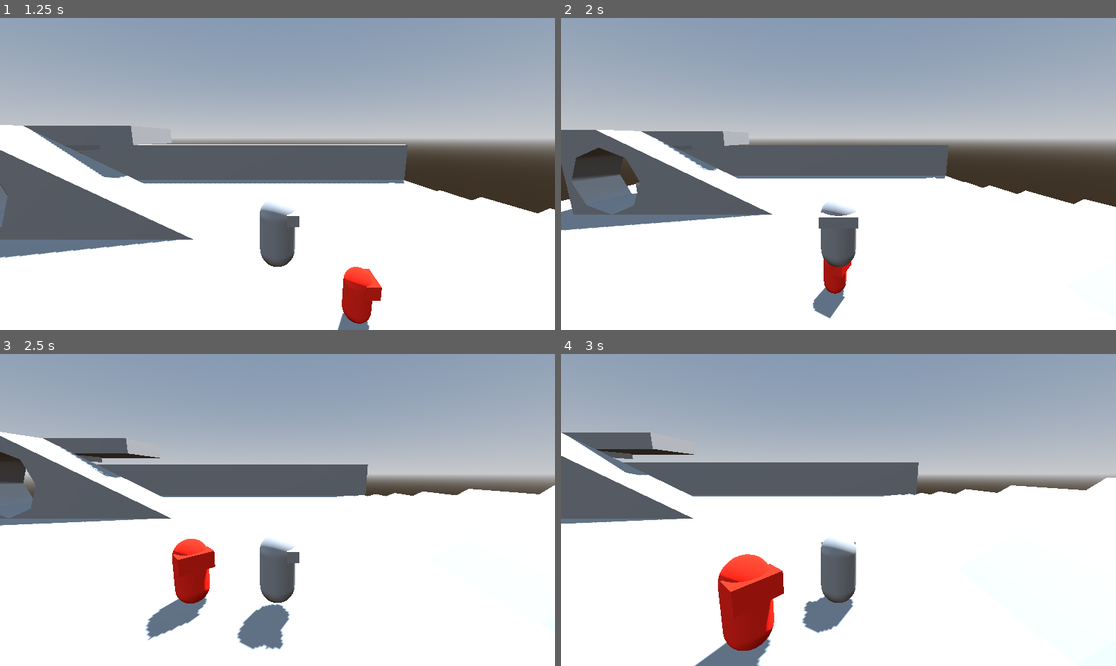
Above: before the commit, frames 1-4 (two rows, left to right).
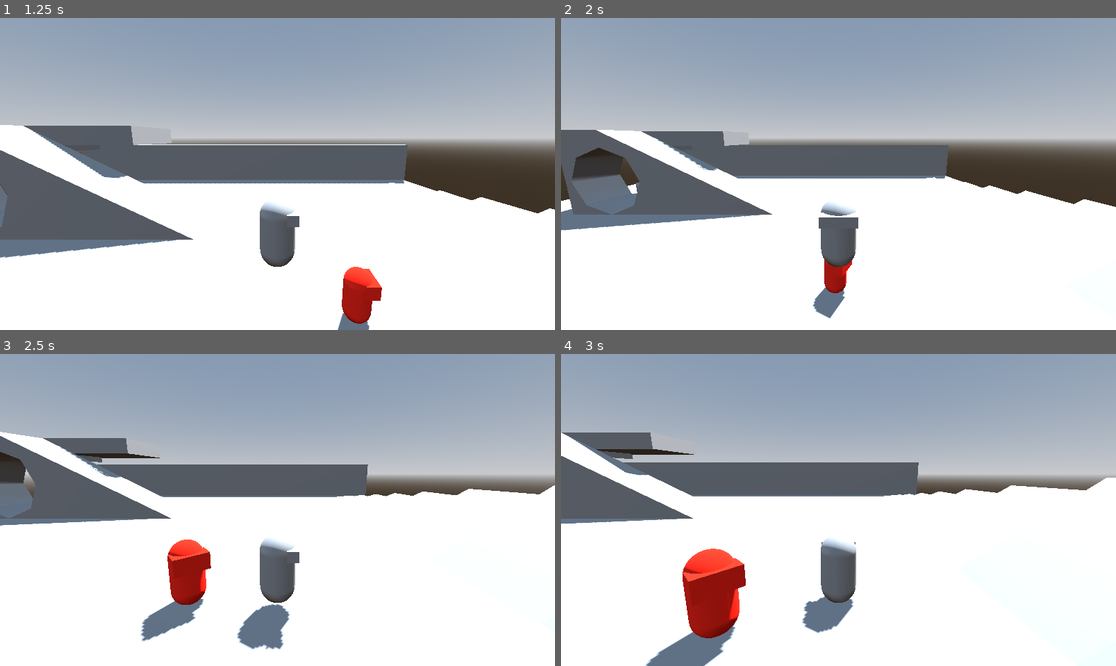
Above: after the commit, the same moments.

Repository: hhhhhhhh1233/BubbleGameJam
Game: Godot game, scene res://test_level.tscn
The game is run twice, just before and just after one commit, with the same random seed, the same clock (stepped at 60 frames per second) and the same inputs.
Inputs (mouse positions are in pixels of both pictures, inside the frame that each line leads up to):
- Up to frame 1 (1.25 s): move the mouse to (399, 158) at 0.52 s; hold D (right) from 0.53 s (still down); right-click (399, 158) at 0.6 s; tap Space (jump) at 0.77 s
- Up to frame 2 (2 s): move the mouse to (727, 189) at 1.27 s; release D (right) at 1.28 s; hold S (back) from 1.28 s (still down); click (727, 189) at 1.35 s; tap Space (jump) at 1.52 s
- Up to frame 3 (2.5 s): move the mouse to (333, 441) at 2.02 s; release S (back) at 2.03 s; hold D (right) from 2.03 s (still down); right-click (333, 441) at 2.1 s
- Up to frame 4 (3 s): move the mouse to (810, 572) at 2.77 s; release D (right) at 2.78 s; hold W (forward) from 2.78 s (still down); click (810, 572) at 2.85 s

Frame 1 is identical in both runs. In frame 2, less than 0.1% of the frame differs, in the area x 45-53%, y 77-94%; in frame 3, 0.6%; in frame 4, 5.6%, in the area x 15-62%, y 44-100%.

Commit message:
FEAT: can move slow

Diff:
--- a/Player.gd
+++ b/Player.gd
@@ -38,7 +38,7 @@
 	# Get the input direction and handle the movement/deceleration.
 	# As good practice, you should replace UI actions with custom gameplay actions.
 	var input_dir := Input.get_vector("left", "right", "forward", "back")
-	var direction := Vector3($SpringArm3D.transform.basis * Vector3(input_dir.x, 0, input_dir.y)).normalized()
+	var direction := Vector3($SpringArm3D.transform.basis * Vector3(input_dir.x, 0, input_dir.y))
 	if direction:
 		velocity.x = direction.x * SPEED
 		velocity.z = direction.z * SPEED
--- a/project.godot
+++ b/project.godot
@@ -66,22 +66,22 @@
 ]
 }
 camera_left={
-"deadzone": 0.5,
+"deadzone": 0.01,
 "events": [Object(InputEventJoypadMotion,"resource_local_to_scene":false,"resource_name":"","device":-1,"axis":2,"axis_value":-1.0,"script":null)
 ]
 }
 camera_right={
-"deadzone": 0.5,
+"deadzone": 0.01,
 "events": [Object(InputEventJoypadMotion,"resource_local_to_scene":false,"resource_name":"","device":-1,"axis":2,"axis_value":1.0,"script":null)
 ]
 }
 camera_back={
-"deadzone": 0.5,
+"deadzone": 0.01,
 "events": [Object(InputEventJoypadMotion,"resource_local_to_scene":false,"resource_name":"","device":-1,"axis":3,"axis_value":1.0,"script":null)
 ]
 }
 camera_forward={
-"deadzone": 0.5,
+"deadzone": 0.01,
 "events": [Object(InputEventJoypadMotion,"resource_local_to_scene":false,"resource_name":"","device":-1,"axis":3,"axis_value":-1.0,"script":null)
 ]
 }
